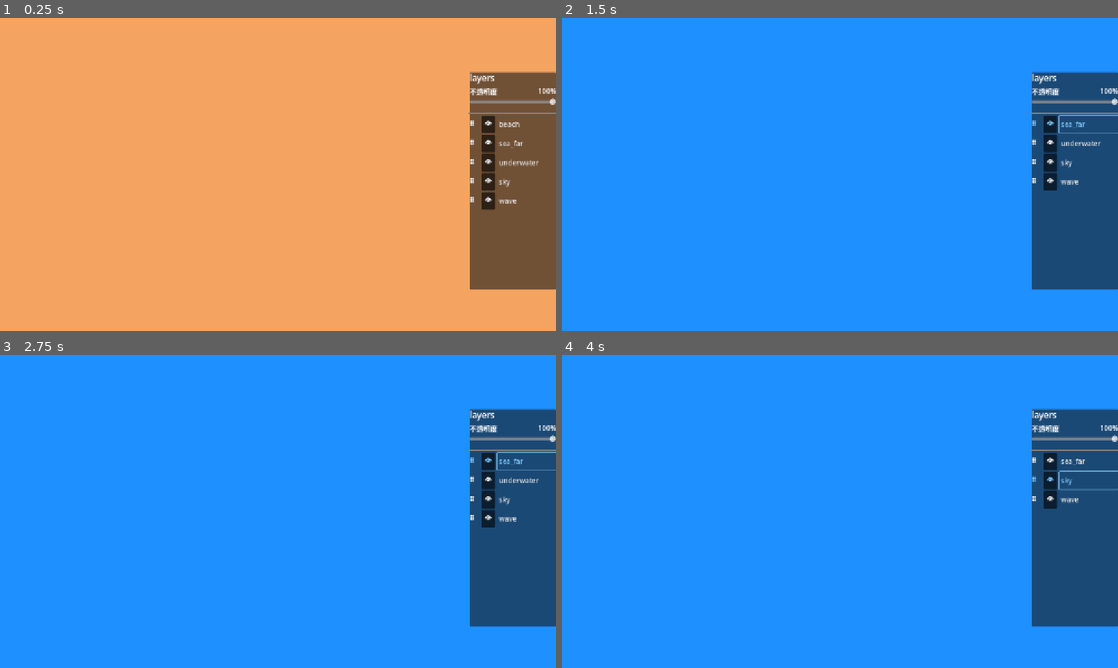
Above: before the commit, frames 1-4 (two rows, left to right).
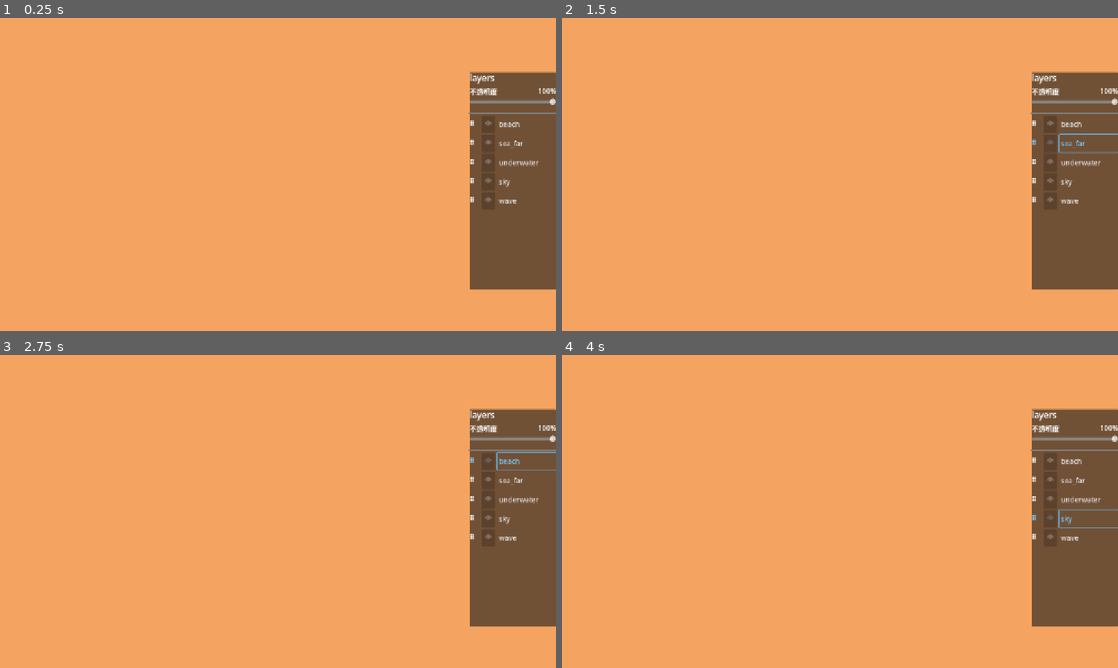
Above: after the commit, the same moments.

Repository: kkkiiijjj/god-of-layers
Game: Godot game, scene res://scenes/levels/pearl/LevelPearl.tscn
Same seed, same stepped clock (60 frames per second), same inputs: the game is played once before the commit and once after it.
Inputs (mouse positions are in pixels of both pictures, inside the frame that each line leads up to):
- Up to frame 1 (0.25 s): no input
- Up to frame 2 (1.5 s): click "👁" at 0.5 s; click "sea_far" at 1.25 s
- Up to frame 3 (2.75 s): click (528, 461) at 2 s, where only the run after the commit has a clickable "beach"
- Up to frame 4 (4 s): click "👁" at 2.75 s; click "sky" at 3.5 s

The runs differ from the first frame. In frame 1, 0.7% of the frame differs, in the area x 86-89%, y 31-62%; in frame 2, 100%, in the area x 0-100%, y 0-100%; in frame 3, 100%; in frame 4, 100%.

Commit message:
feat: 阶段二解锁怪物图层显示，眼睛按钮阶段一限制，面板行隐藏逻辑修正

Diff:
--- a/scripts/LayerPanel.gd
+++ b/scripts/LayerPanel.gd
@@ -9,6 +9,7 @@
 var selected_id: String = ""
 var opacity_slider: HSlider = null
 var opacity_label: Label = null
+var panel_visible_ids: Array[String] = []
 
 
 func _ready() -> void:
@@ -17,6 +18,8 @@
 	_create_drop_indicator()
 	EventBus.layer_reordered.connect(_rebuild_panel)
 	EventBus.layer_visibility_changed.connect(_on_visibility_changed)
+	EventBus.puzzle_stage_changed.connect(_on_stage_changed)
+	_update_eye_buttons_state()
 
 
 func _create_drop_indicator() -> void:
@@ -35,7 +38,6 @@
 			child.queue_free()
 	layer_buttons.clear()
 
-	# 透明度区域插在 Title 后面
 	_build_opacity_row(vbox)
 
 	var layers_reversed = LayerManager.layers.duplicate()
@@ -45,21 +47,18 @@
 		var layer_id = layer.get_meta("layer_id", "")
 		var row = _create_layer_row(layer, layer_id)
 		vbox.add_child(row)
-		# 同步隐藏状态
-		row.visible = layer.visible
+		# 初始只显示非隐藏图层，或已经被解锁显示的图层
+		row.visible = layer.visible or layer_id in panel_visible_ids
 
 
 func _build_opacity_row(vbox: VBoxContainer) -> void:
-	# 如果已经存在就跳过
 	if vbox.has_node("OpacityRow"):
 		return
 
-	# 透明度行容器
 	var opacity_row = VBoxContainer.new()
 	opacity_row.name = "OpacityRow"
 	opacity_row.custom_minimum_size = Vector2(180, 56)
 
-	# 上方：标签 + 数值
 	var top_row = HBoxContainer.new()
 	var opacity_title = Label.new()
 	opacity_title.text = "不透明度"
@@ -73,7 +72,6 @@
 	top_row.add_child(opacity_title)
 	top_row.add_child(opacity_label)
 
-	# 滑条
 	opacity_slider = HSlider.new()
 	opacity_slider.min_value = 0.0
 	opacity_slider.max_value = 1.0
@@ -85,7 +83,6 @@
 	opacity_row.add_child(top_row)
 	opacity_row.add_child(opacity_slider)
 
-	# 分隔线
 	var sep = HSeparator.new()
 	sep.name = "Separator"
 
@@ -101,17 +98,14 @@
 
 
 func _select_layer(layer_id: String) -> void:
-	# 取消上一个选中的高亮
 	if selected_id != "" and layer_buttons.has(selected_id):
 		layer_buttons[selected_id].modulate = Color.WHITE
 
 	selected_id = layer_id
 
-	# 高亮新选中行
 	if layer_buttons.has(selected_id):
 		layer_buttons[selected_id].modulate = Color(0.5, 0.8, 1.0)
 
-	# 同步滑条到当前图层的透明度
 	var layer = _find_layer_by_id(layer_id)
 	if layer and opacity_slider:
 		var current_opacity = layer.modulate.a
@@ -142,12 +136,15 @@
 	eye_btn.button_pressed = true
 	eye_btn.custom_minimum_size = Vector2(32, 0)
 	eye_btn.toggled.connect(func(pressed: bool):
+		if GameState.current_stage == 0:
+			eye_btn.set_pressed_no_signal(true)
+			return
 		LayerManager.set_visible(layer_id, pressed)
 		eye_btn.text = "👁" if pressed else "🙈"
 		eye_btn.modulate = Color.WHITE if pressed else Color(1, 1, 1, 0.4)
 	)
 
-	# 图层名称，点击选中
+	# 图层名称
 	var label = Button.new()
 	label.text = layer_id
 	label.flat = true
@@ -263,6 +260,31 @@
 	insert_index = -1
 
 
+func _on_visibility_changed(layer_id: String, visible: bool) -> void:
+	if layer_buttons.has(layer_id):
+		# 只有阶段一才跟着隐藏面板行
+		if GameState.current_stage == 0:
+			layer_buttons[layer_id].visible = visible
+
+
+func _on_stage_changed(_stage: int) -> void:
+	_update_eye_buttons_state()
+
+
+func _update_eye_buttons_state() -> void:
+	var is_stage_one = GameState.current_stage == 0
+	for layer_id in layer_buttons:
+		var row = layer_buttons[layer_id]
+		var eye_btn = row.get_child(1)
+		if eye_btn:
+			if is_stage_one:
+				eye_btn.modulate = Color(1, 1, 1, 0.3)
+				eye_btn.mouse_default_cursor_shape = Control.CURSOR_ARROW
+			else:
+				eye_btn.modulate = Color.WHITE
+				eye_btn.mouse_default_cursor_shape = Control.CURSOR_POINTING_HAND
+
+
 func _find_layer_by_id(layer_id: String) -> Node:
 	for layer in LayerManager.layers:
 		if layer.get_meta("layer_id", "") == layer_id:
@@ -274,7 +296,10 @@
 	_build_panel()
 	if drop_indicator == null:
 		_create_drop_indicator()
-
-func _on_visibility_changed(layer_id: String, visible: bool) -> void:
+	_update_eye_buttons_state()
+
+func show_layer_in_panel(layer_id: String) -> void:
+	if layer_id not in panel_visible_ids:
+		panel_visible_ids.append(layer_id)
 	if layer_buttons.has(layer_id):
-		layer_buttons[layer_id].visible = visible
+		layer_buttons[layer_id].visible = true
--- a/scripts/LevelPearl.gd
+++ b/scripts/LevelPearl.gd
@@ -82,6 +82,8 @@
 	match stage:
 		1:
 			print(">>> 进入阶段二：发现小怪物")
+			# 怪物图层在面板里显示出来，但画面仍然隐藏
+			_reveal_monsters_in_panel()
 		2:
 			print(">>> 进入阶段三：收集颜料")
 		3:
@@ -92,6 +94,17 @@
 			_on_level_complete()
 
 
+
 func _on_level_complete() -> void:
 	GameState.complete_level()
 	print("=== 关卡完成！===")
+
+func _reveal_monsters_in_panel() -> void:
+	print("执行 _reveal_monsters_in_panel")
+	var panel = $UI/HUD/LayerPanel
+	if not panel:
+		print("找不到 LayerPanel！")
+		return
+	for monster_id in ["monster_blue", "monster_red", "monster_green", "monster_white"]:
+		print("显示面板行：", monster_id)
+		panel.show_layer_in_panel(monster_id)
